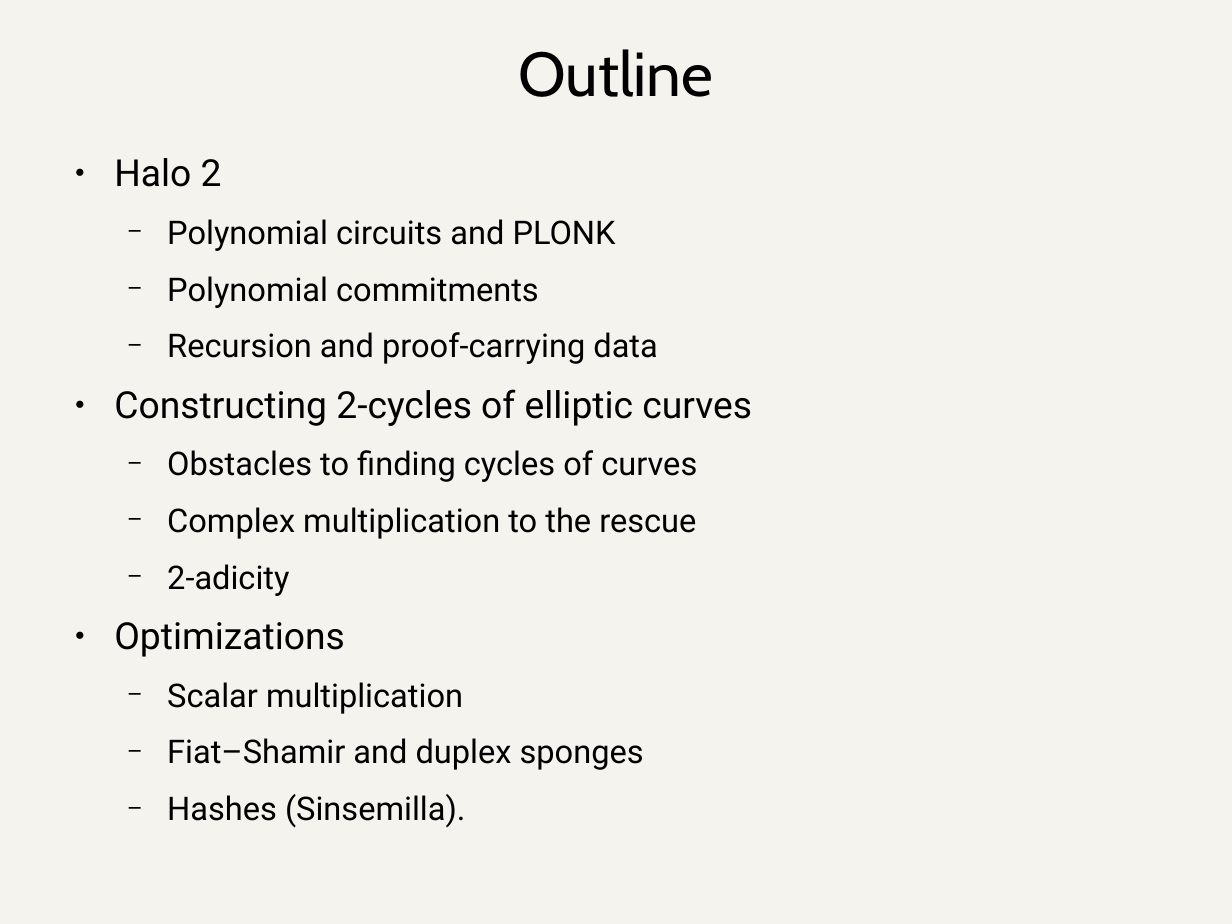
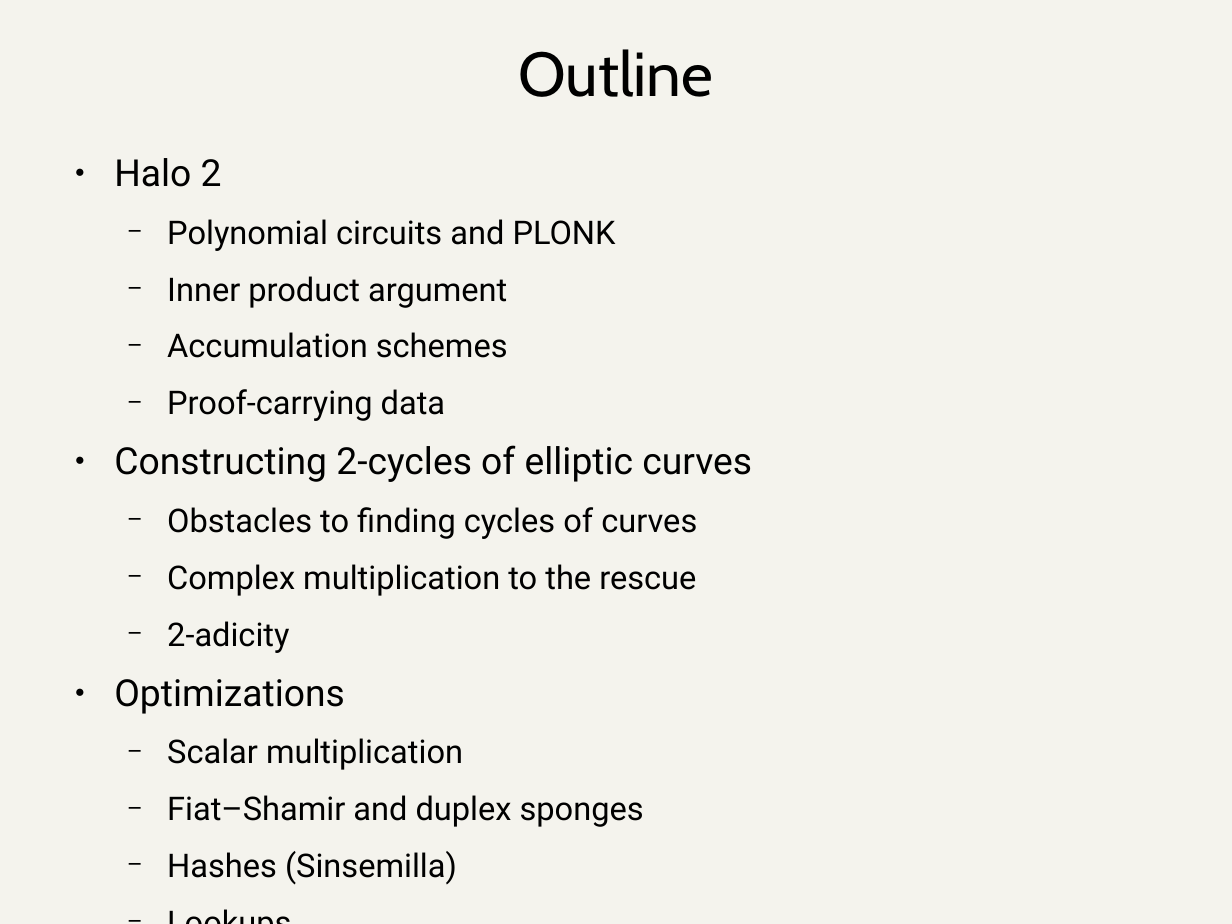
Before and after one commit to daira/halographs, a slide deck: slide 2 of deepdive.odp. Drawn at 1232x924 pixels with LibreOffice and Linux fonts; fonts in the diff are those of the drawing. Boxes give left, top, right and bottom in pixels: in the first picture for what was removed or moved away, otherwise in the second. Text is boxed around its words. In the diff, an @@ line names an element or a change of style, - is before the commit and + after.

```diff
--- a/deepdive.odp
+++ b/deepdive.odp
@@ text at box(167, 276, 508, 421): text changed @@
-  − Polynomial commitments
-  − Recursion and proof-carrying data
+  − Inner product argument
+  − Accumulation schemes
+  − Proof-carrying data
@@ text at box(167, 851, 457, 885): text changed @@
-  − Hashes (Sinsemilla).
+  − Hashes (Sinsemilla)
+  − Lookups.
```
Also in this commit, not shown: 1 other slide changed, 1 other file.
